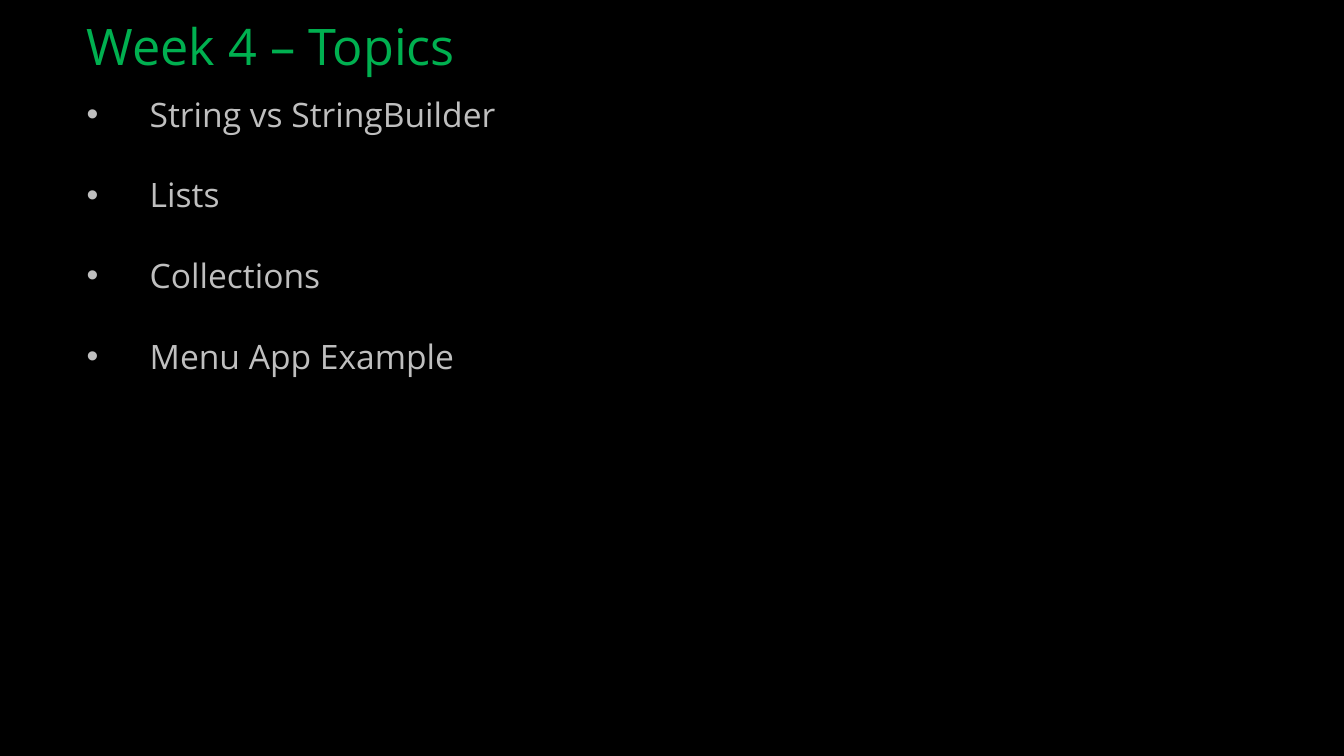
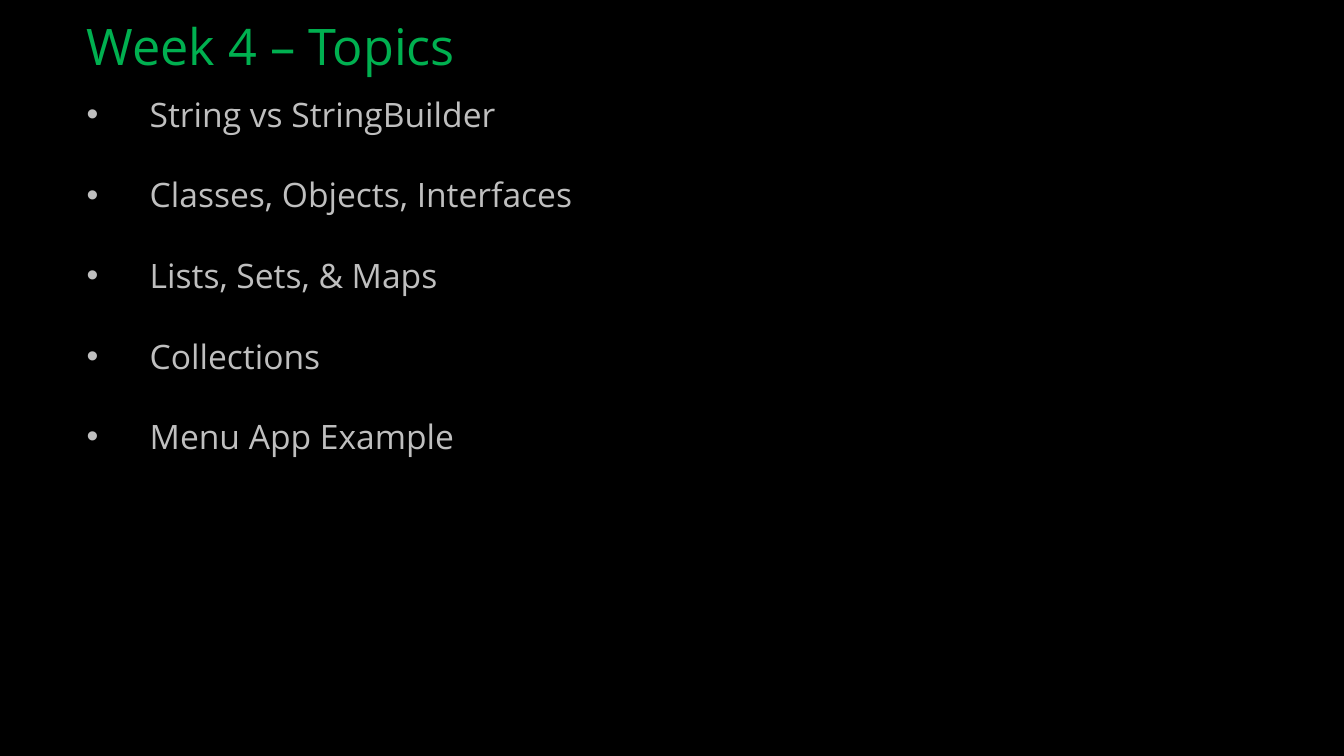
Before and after one commit to ckiefriter1/PT-BESD, a slide deck: slide 1 of Week4/BESD Week 4.pptx. Drawn at 1344x756 pixels with LibreOffice and Linux fonts; fonts in the diff are those of the drawing. Boxes give left, top, right and bottom in pixels: in the first picture for what was removed or moved away, otherwise in the second. Text is boxed around its words. In the diff, an @@ line names an element or a change of style, - is before the commit and + after.

```diff
--- a/Week4/BESD Week 4.pptx
+++ b/Week4/BESD Week 4.pptx
@@ text at (150, 181, 572, 296): text changed @@
-• Lists
+• Classes, Objects, Interfaces
+• Lists, Sets, & Maps
```
Also in this commit, not shown: 1 slide added, 1 other file.
